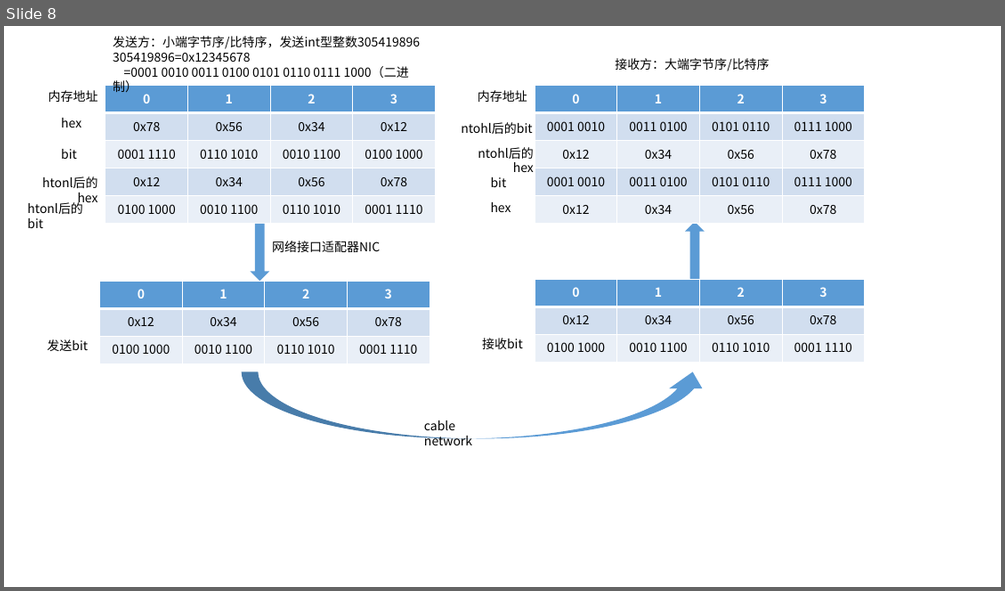
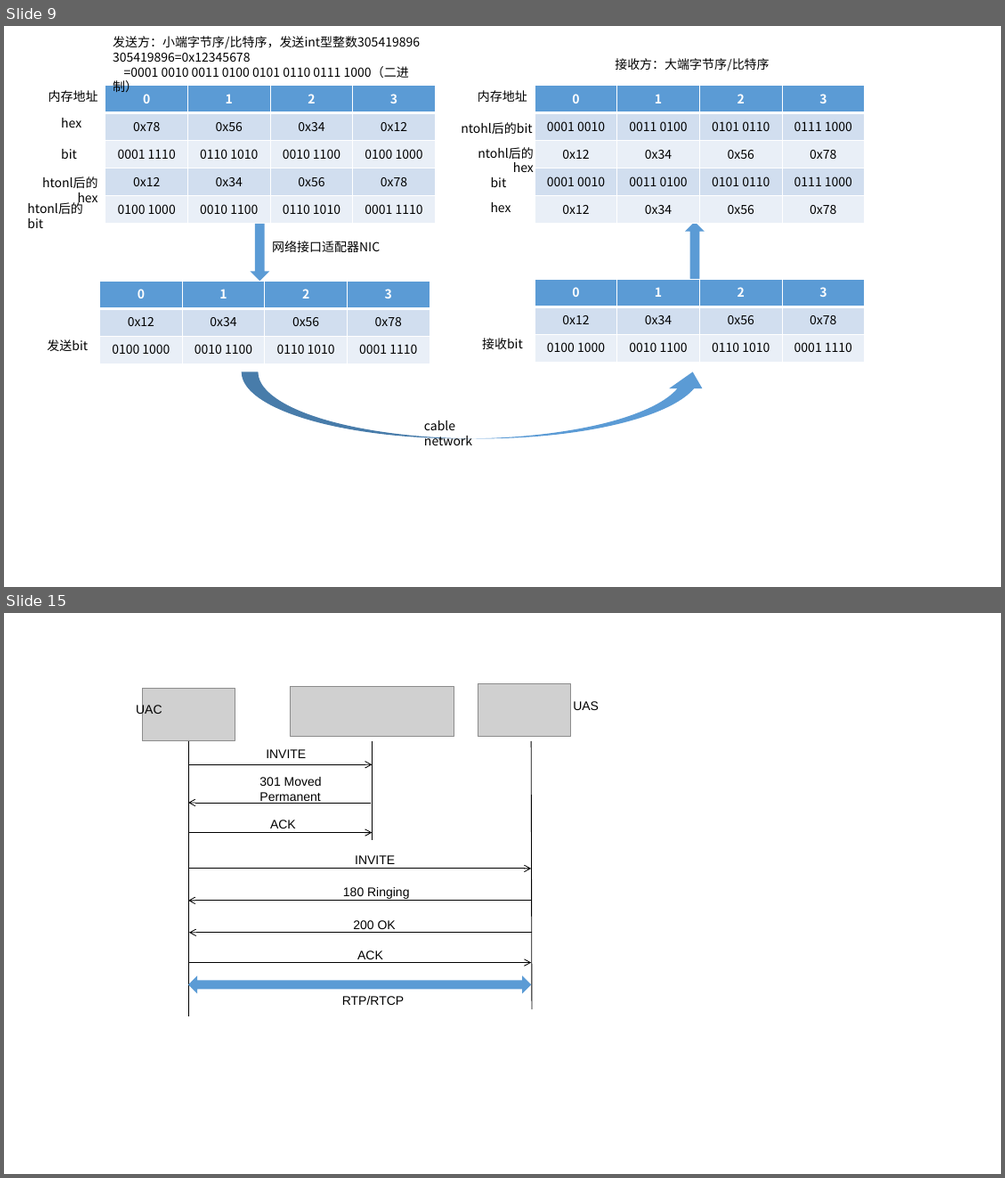
Before and after one commit to mythsaber/Learning-Notes, a slide deck: 音视频编解码.pptx. Shown one above the other, each under a label of ours: slide 8 before the commit, slides 9 and 15 after it; the slides between them are not shown. The pictures are 1005x591 and 1005x1178 pixels, drawn with LibreOffice and Linux fonts; fonts in the diff are those of the drawing; grey boxes stand for pictures. Boxes give left, top, right and bottom in pixels: in the first picture for what was removed or moved away, otherwise in the second. Text is boxed around its words. In the diff, an @@ line names an element or a change of style, - is before the commit and + after.

```diff
--- a/音视频编解码.pptx
+++ b/音视频编解码.pptx
@@ slide 15 added at bbox=[4, 613, 1001, 1174], background #FFFFFF @@
@@ picture added at bbox=[142, 688, 235, 741] @@
@@ picture added at bbox=[291, 686, 454, 737] @@
@@ picture added at bbox=[478, 683, 571, 737] @@
@@ text added at bbox=[136, 704, 162, 717], 12 pt, text #000000 @@
+UAC
@@ text added at bbox=[573, 701, 599, 710], 12 pt, text #000000 @@
+UAS
@@ line added from (189, 741) to (189, 1016), #000000 0.75 pt @@
@@ line added from (372, 741) to (372, 840), #000000 0.75 pt @@
@@ line added from (531, 741) to (532, 1009), #000000 0.75 pt @@
@@ arrow added from (189, 765) to (372, 765), #000000 0.75 pt @@
@@ text added at bbox=[266, 749, 306, 758], 12 pt, text #000000 @@
+INVITE
@@ text added at bbox=[259, 777, 322, 803], 12 pt, text #000000 @@
+301 Moved
+Permanent
@@ arrow added from (372, 803) to (189, 803), #000000 0.75 pt @@
@@ text added at bbox=[270, 819, 296, 828], 12 pt, text #000000 @@
+ACK
@@ arrow added from (189, 833) to (372, 833), #000000 0.75 pt @@
@@ arrow added from (189, 868) to (531, 868), #000000 0.75 pt @@
@@ text added at bbox=[355, 855, 395, 864], 12 pt, text #000000 @@
+INVITE
@@ arrow added from (531, 900) to (189, 900), #000000 0.75 pt @@
@@ text added at bbox=[343, 887, 409, 899], 12 pt, text #000000 @@
+180 Ringing
@@ arrow added from (532, 933) to (189, 933), #000000 0.75 pt @@
@@ text added at bbox=[353, 920, 396, 929], 12 pt, text #000000 @@
+200 OK
@@ text added at bbox=[357, 950, 383, 959], 12 pt, text #000000 @@
+ACK
@@ left right arrow added at bbox=[189, 976, 531, 994], fill #5B9BD5 @@
@@ arrow added from (189, 962) to (531, 962), #000000 0.75 pt @@
@@ text added at bbox=[342, 996, 404, 1005], 12 pt, text #000000 @@
+RTP/RTCP
@@ what was slide 8 is now slide 9 @@
```
Also in this commit, not shown: 2 slides changed, 8 other slides added, 5 other files.
